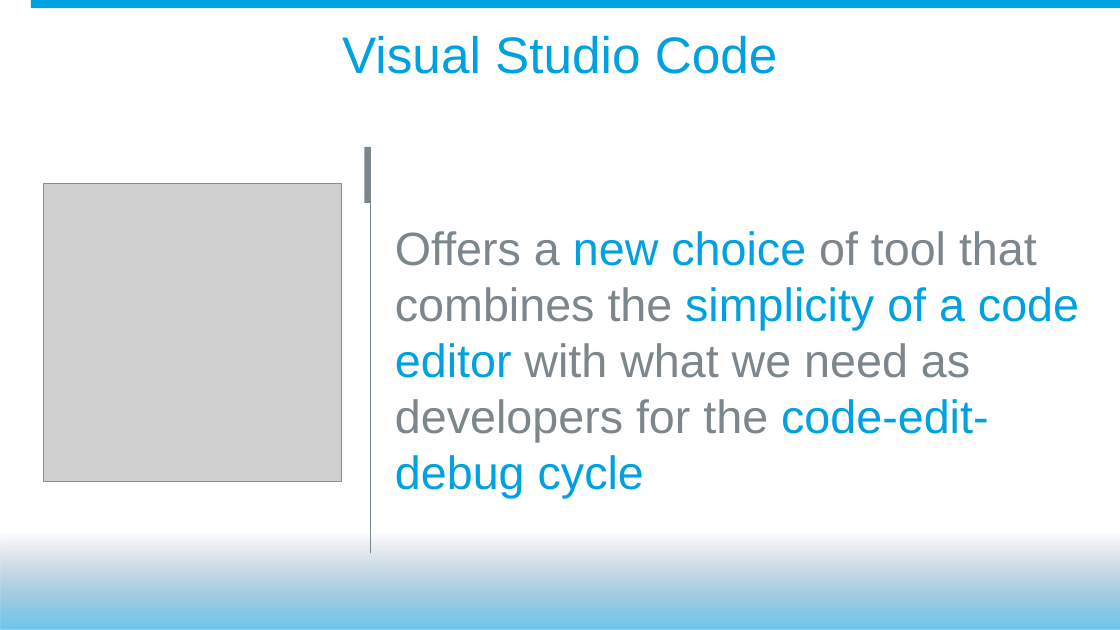
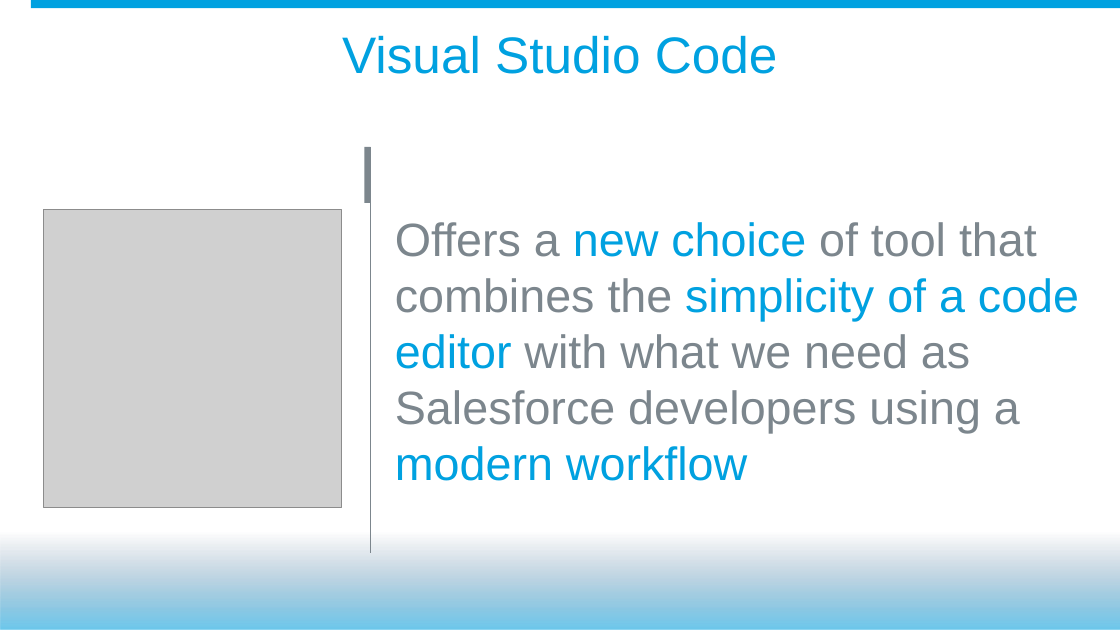
Before and after one commit to mobiletta/VSCode-DF15, a slide deck: slide 11 of John Nelson - DF15 - PowerPoint Presentation - Draft.pptx. Drawn at 1120x630 pixels with LibreOffice and Linux fonts; fonts in the diff are those of the drawing; grey boxes stand for pictures; background and template pictures are left out. Boxes give left, top, right and bottom in pixels: in the first picture for what was removed or moved away, otherwise in the second. Text is boxed around its words. In the diff, an @@ line names an element or a change of style, - is before the commit and + after.

```diff
--- a/John Nelson - DF15 - PowerPoint Presentation - Draft.pptx
+++ b/John Nelson - DF15 - PowerPoint Presentation - Draft.pptx
@@ text "Offers a new choice of ..." at bbox=[395, 222, 1079, 481]: vertical alignment top to middle @@
@@ picture: place and size @@
-picture at bbox=[44, 183, 342, 481]
+picture at bbox=[44, 209, 342, 507]
@@ text at bbox=[395, 222, 1079, 481]: text changed @@
-Offers a new choice of tool that combines the simplicity of a code editor with what we need as developers for the code-edit-debug cycle
+Offers a new choice of tool that combines the simplicity of a code editor with what we need as Salesforce developers using a modern workflow
```
Also in this commit, not shown: 6 other slides changed, 6 slides added, 5 slides removed, 34 other files.
